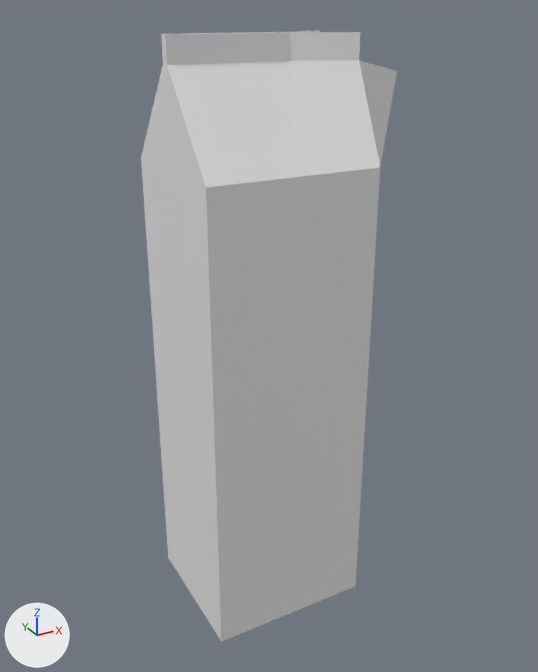
The FBX model Design Thinking Simulation/Assets/Test Model/Prop Masak/Prop masak_Milk.fbx as it was, and as the next commit left it.
Camera for both pictures: a 50 mm lens placed at (-0.869, -1.643, 0.986), pointed at (0.048, 0.026, 0.151). Lighting does not change. The marker at lower left points along +X, +Y and +Z. Where no turn or scale is listed for an object, it has been applied to the vertices.

Script lines for the objects in view, before the commit:
```python
mat_material = principled_material('Material')
mat_material.base_color = (0.8, 0.8, 0.8)  # white #e7e7e7
me_cube = bpy.data.meshes.new('Cube')
me_cube.from_pydata(...)  # 52 vertices, 52 faces; spans x -0.23..0.41, y -0.2..0.2, z -0.64..0.94
me_cube.materials.append(mat_material)  # white #e7e7e7
ob_milk = bpy.data.objects.new('Milk', me_cube)
ob_milk.location = (0.0, 0.0, 0.0)
```
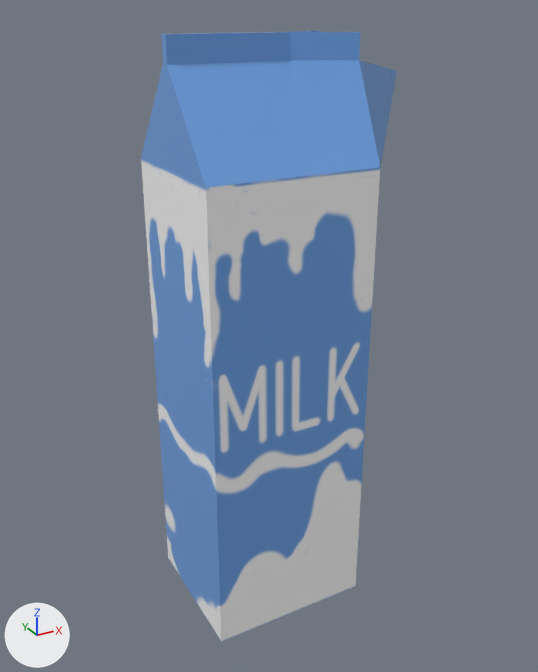
The newer file is also rescaled (x0.257) as a whole; pictures and numbers use the older file's frame.

Where the change shows, as pixel boxes [x1, y1, x2, y2] in the pictures (538 x 672 px):
'Milk', surface changed: [141, 30, 397, 642] in both

Edits to the bpy script that builds the scene:
```text
Add img_material_roughness_png:
    img_material_roughness_png = load_image('Material_Roughness.png', 'Prop Masak Texture/Milk Texture/Material_Roughness.png', 1024, 1024, 'Non-Color')
Add img_material_metallic_png:
    img_material_metallic_png = load_image('Material_Metallic.png', 'Prop Masak Texture/Milk Texture/Material_Metallic.png', 1024, 1024, 'Non-Color')
Add img_material_normal_opengl_png:
    img_material_normal_opengl_png = load_image('Material_Normal_OpenGL.png', 'Prop Masak Texture/Milk Texture/Material_Normal_OpenGL.png', 1024, 1024, 'Non-Color')
Add img_material_base_color_png:
    img_material_base_color_png = load_image('Material_Base_Color.png', 'Prop Masak Texture/Milk Texture/Material_Base_Color.png', 1024, 1024, 'sRGB')
Change mat_material:
    remove # nodes: BsdfPrincipled, OutputMaterial
    nodes: BsdfPrincipled, NormalMap, OutputMaterial, TexImage x4
    uses the picture img_material_base_color_png
    uses the picture img_material_metallic_png
    uses the picture img_material_normal_opengl_png
    uses the picture img_material_roughness_png
```
